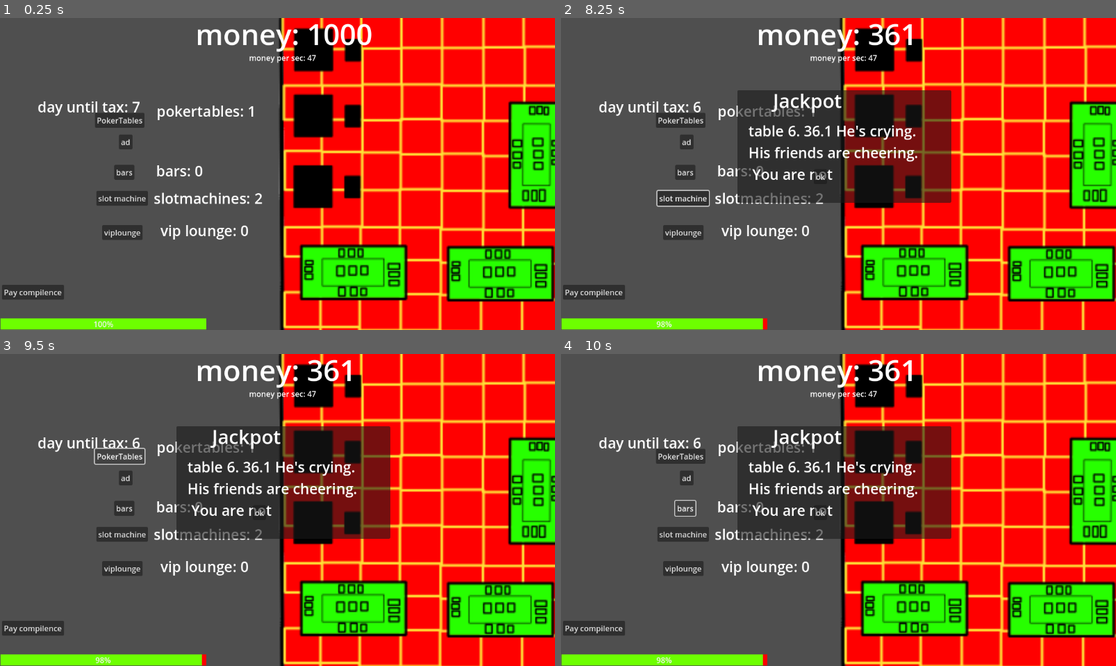
Above: before the commit, frames 1-4 (two rows, left to right).
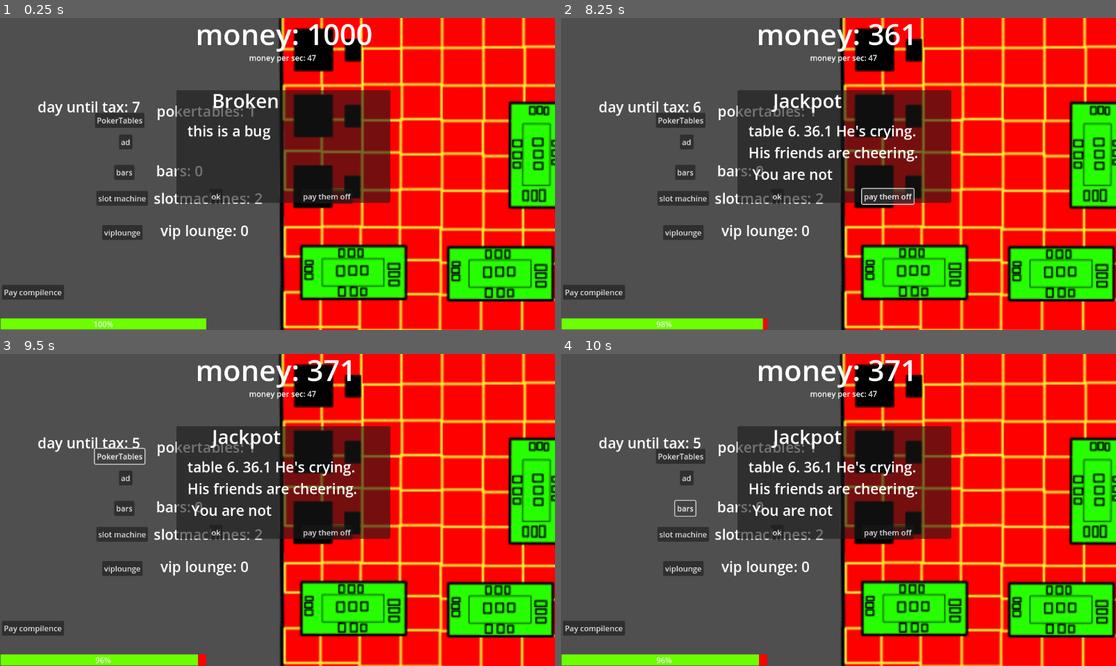
Above: after the commit, the same moments.

Repository: newdevtoo/you-are-the-casino
Game: Godot game, scene res://scenes/playing/playing.tscn
The game is run twice, just before and just after one commit, with the same random seed, the same clock (stepped at 60 frames per second) and the same inputs. The project has no main scene, so this scene is started directly.
Inputs (mouse positions are in pixels of both pictures, inside the frame that each line leads up to):
- Up to frame 1 (0.25 s): no input
- Up to frame 2 (8.25 s): click (888, 195) at 0.5 s, where only the run after the commit has a clickable "pay them off"; click (777, 195) at 1.25 s, where only the run after the commit has a clickable "ok"; click "slot machine" at 2 s; click "ok" at 2.75 s; click "PokerTables" at 3.5 s; click "bars" at 4.25 s; click "viplounge" at 5 s; click "ad" at 5.75 s; click "Pay compilence" at 6.5 s; click "slot machine" at 7.25 s; click (888, 195) at 8 s, where only the run after the commit has a clickable "pay them off"
- Up to frame 3 (9.5 s): click (122, 456) at 8.75 s, where only the run after the commit has a clickable "PokerTables"
- Up to frame 4 (10 s): click (683, 506) at 9.5 s, where only the run after the commit has a clickable "bars"

The runs differ from the first frame. In frame 1, 12% of the frame differs, in the area x 31-71%, y 23-60%; in frame 2, 0.7%; in frame 3, 0.5%; in frame 4, 0.5%.

Commit message:
can pay off protest to stop it

Diff:
--- a/you-are-the-casino/project.godot
+++ b/you-are-the-casino/project.godot
@@ -17,7 +17,6 @@
 [autoload]
 
 Gamemanager="*res://script/managers/gamemanager.gd"
-Backroundmusic="*res://scenes/backroundmusic.tscn"
 
 [editor_plugins]
 
--- a/you-are-the-casino/scenes/playing/playing.gd
+++ b/you-are-the-casino/scenes/playing/playing.gd
@@ -17,6 +17,8 @@
 @onready var description: Label = $"event show/description"
 @onready var licensetimer: Timer = $timers/licensetimer
 @onready var protest: Timer = $timers/protest
+@onready var choice_1: Button = $"event show/choice1"
+@onready var choice_2: Button = $"event show/choice2"
 
 
 func _process(delta: float) -> void:
@@ -29,6 +31,7 @@
 	day.text = "day until tax: " + str(Gamemanager.day_until_tax)
 	if license.value < 1:
 		hide()
+
 
 #buttons
 func _input(event: InputEvent) -> void:
@@ -99,6 +102,16 @@
 	event_show.hide()
 
 
+func _on_choice_2_pressed() -> void:
+	if choice_2.text == "pay them off":
+		get_tree().paused =false
+		if Gamemanager.money > 999:
+			Gamemanager.money -= 1000
+			protest.stop()
+			event_show.hide()
+			Gamemanager.license_decay_per_minute = 2
+			licensetimer.wait_time = 4
+
 #timers
 func _on_adtimer_timeout() -> void:
 	Gamemanager.income_multiplier -= 25
@@ -161,10 +174,10 @@
 		 You are not"
 		Gamemanager.money -= Gamemanager.money * 0.10
 	elif choosevent > 20 and choosevent <31:#protest
-		protest.start()
-		licensetimer.wait_time = 2
+		licensetimer.wait_time = 1
 		Gamemanager.license_decay_per_minute = 4
 		get_tree().paused = true
+		protest.start()
 		event_show.show()
 		whatevent.text = "protest"
 		description.text = str(people) + " People with signs
--- a/you-are-the-casino/scenes/playing/playing.tscn
+++ b/you-are-the-casino/scenes/playing/playing.tscn
@@ -1,10 +1,9 @@
-[gd_scene load_steps=8 format=3 uid="uid://dk7tra5wtnpwi"]
+[gd_scene load_steps=7 format=3 uid="uid://dk7tra5wtnpwi"]
 
 [ext_resource type="Script" uid="uid://b0sj5xrvt6g6s" path="res://script/managers/gamemanager.gd" id="1_rsnxg"]
 [ext_resource type="Script" uid="uid://br80xixvdeii6" path="res://scenes/playing/playing.gd" id="1_s6t64"]
 [ext_resource type="Texture2D" uid="uid://d0g8mog0fj0f7" path="res://art/Screenshot 2026-03-20 194252.png" id="2_f1fto"]
 [ext_resource type="Script" uid="uid://b8jyj5p856yap" path="res://addons/random_timer/random_timer.gd" id="3_b21gc"]
-[ext_resource type="PackedScene" uid="uid://by7otwxucoa52" path="res://scenes/backroundmusic.tscn" id="5_6cuam"]
 
 [sub_resource type="StyleBoxFlat" id="StyleBoxFlat_s6t64"]
 bg_color = Color(1, 0, 0, 1)
@@ -187,7 +186,6 @@
 
 [node name="event show" type="Panel" parent="."]
 process_mode = 3
-visible = false
 offset_left = 366.0
 offset_top = 150.0
 offset_right = 810.0
@@ -213,15 +211,19 @@
 
 [node name="choice1" type="Button" parent="event show"]
 layout_mode = 0
-offset_left = 159.0
-offset_top = 164.0
-offset_right = 186.0
-offset_bottom = 195.0
+offset_left = 69.0
+offset_top = 205.0
+offset_right = 96.0
+offset_bottom = 236.0
 text = "ok"
 
-[node name="backroundmusic" parent="." instance=ExtResource("5_6cuam")]
-position = Vector2(-360, 681)
-bus = &"music"
+[node name="choice2" type="Button" parent="event show"]
+layout_mode = 0
+offset_left = 259.0
+offset_top = 205.0
+offset_right = 366.0
+offset_bottom = 236.0
+text = "pay them off"
 
 [connection signal="timeout" from="timers/addmoney" to="." method="_on_addmoney_timeout"]
 [connection signal="timeout" from="timers/adtimer" to="." method="_on_adtimer_timeout"]
@@ -237,3 +239,4 @@
 [connection signal="pressed" from="buttons/ad" to="." method="_on_ad_pressed"]
 [connection signal="pressed" from="buttons/paycompilence" to="." method="_on_paycompilence_pressed"]
 [connection signal="pressed" from="event show/choice1" to="." method="_on_choice_1_pressed"]
+[connection signal="pressed" from="event show/choice2" to="." method="_on_choice_2_pressed"]
